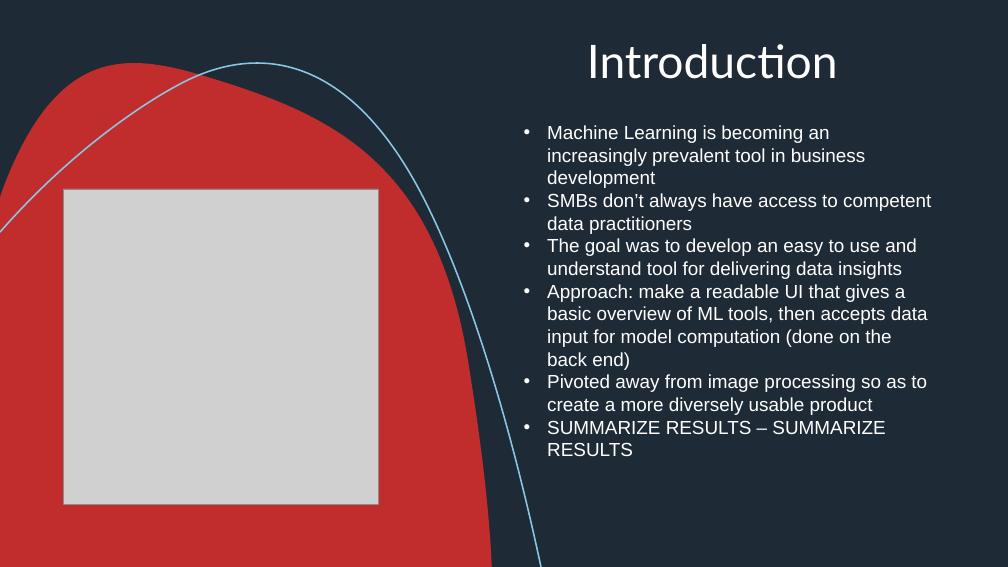
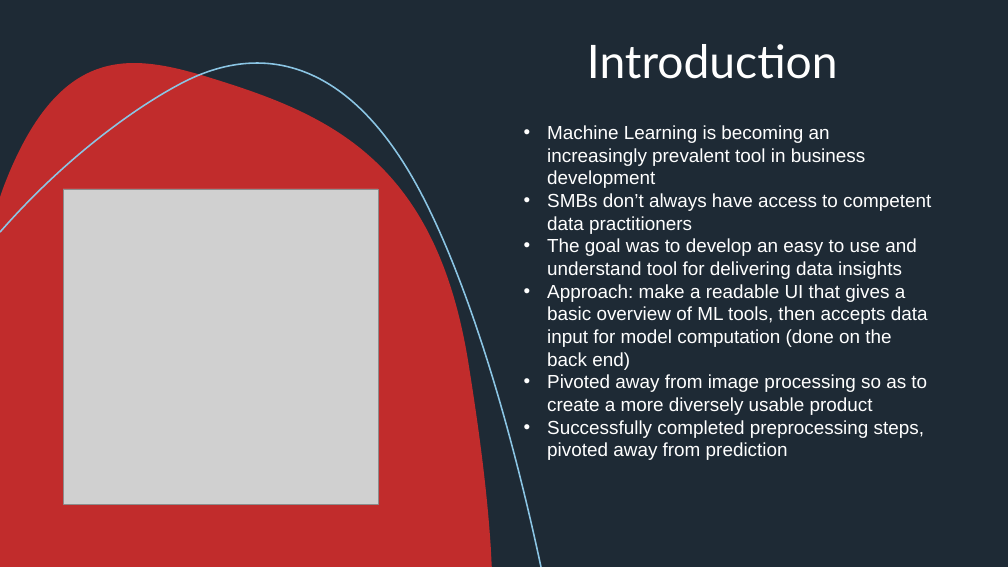
Before and after one commit to CS340-21/MathMajorsUnite, a slide deck: slide 2 of Dolphyn_Insights_Final_Presentation.pptx. Drawn at 1008x567 pixels with LibreOffice and Linux fonts; fonts in the diff are those of the drawing; grey boxes stand for pictures. Boxes give left, top, right and bottom in pixels: in the first picture for what was removed or moved away, otherwise in the second. Text is boxed around its words. In the diff, an @@ line names an element or a change of style, - is before the commit and + after.

Commit message:
Updated Presentation

```diff
--- a/Dolphyn_Insights_Final_Presentation.pptx
+++ b/Dolphyn_Insights_Final_Presentation.pptx
@@ text at <box>547,420,924,460</box>: text changed @@
-• SUMMARIZE RESULTS – SUMMARIZE RESULTS
+• Successfully completed preprocessing steps, pivoted away from prediction
```
Also in this commit, not shown: 2 other slides changed.
